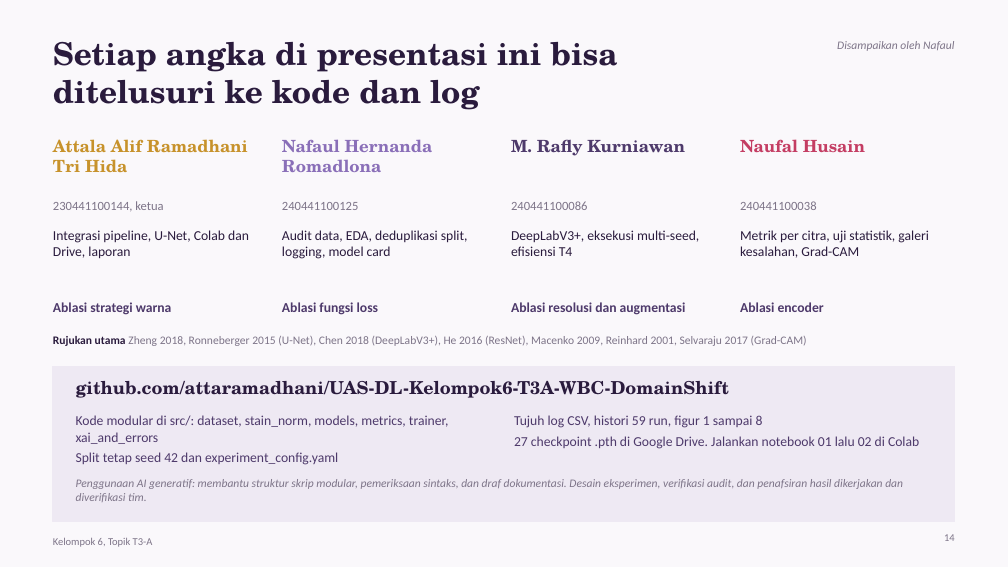
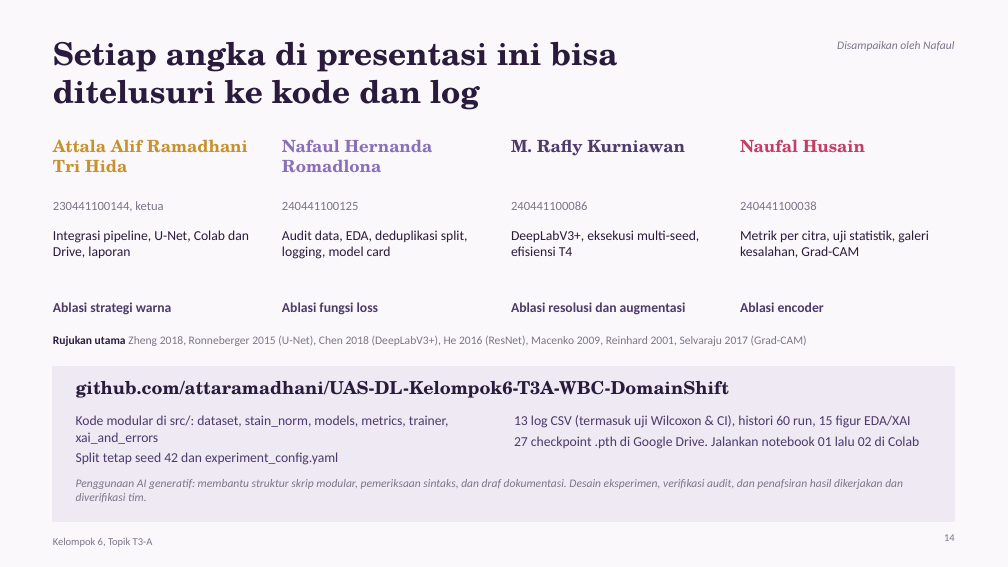
Before and after one commit to attaramadhani/UAS-DL-Kelompok6-T3A-WBC-DomainShift, a slide deck: slide 14 of docs/Presentasi_UAS_DL_Kelompok6_T3A.pptx. Drawn at 1008x567 pixels with LibreOffice and Linux fonts; fonts in the diff are those of the drawing. Boxes give left, top, right and bottom in pixels: in the first picture for what was removed or moved away, otherwise in the second. Text is boxed around its words. In the diff, an @@ line names an element or a change of style, - is before the commit and + after.

Commit message:
docs(slides): integrate per-image Wilcoxon & bootstrap CI into Presentasi_UAS_DL_Kelompok6_T3A and export PDF

```diff
--- a/docs/Presentasi_UAS_DL_Kelompok6_T3A.pptx
+++ b/docs/Presentasi_UAS_DL_Kelompok6_T3A.pptx
@@ text at (514, 415, 910, 428): text changed @@
-Tujuh log CSV, histori 59 run, figur 1 sampai 8
+13 log CSV (termasuk uji Wilcoxon & CI), histori 60 run, 15 figur EDA/XAI
```
Also in this commit, not shown: 6 other slides changed, 2 other files.
